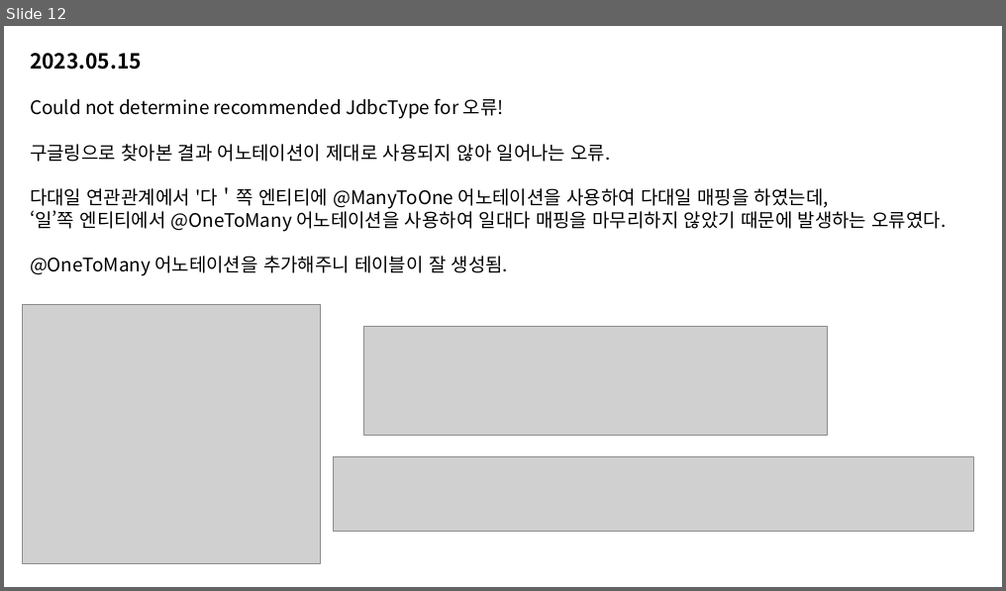
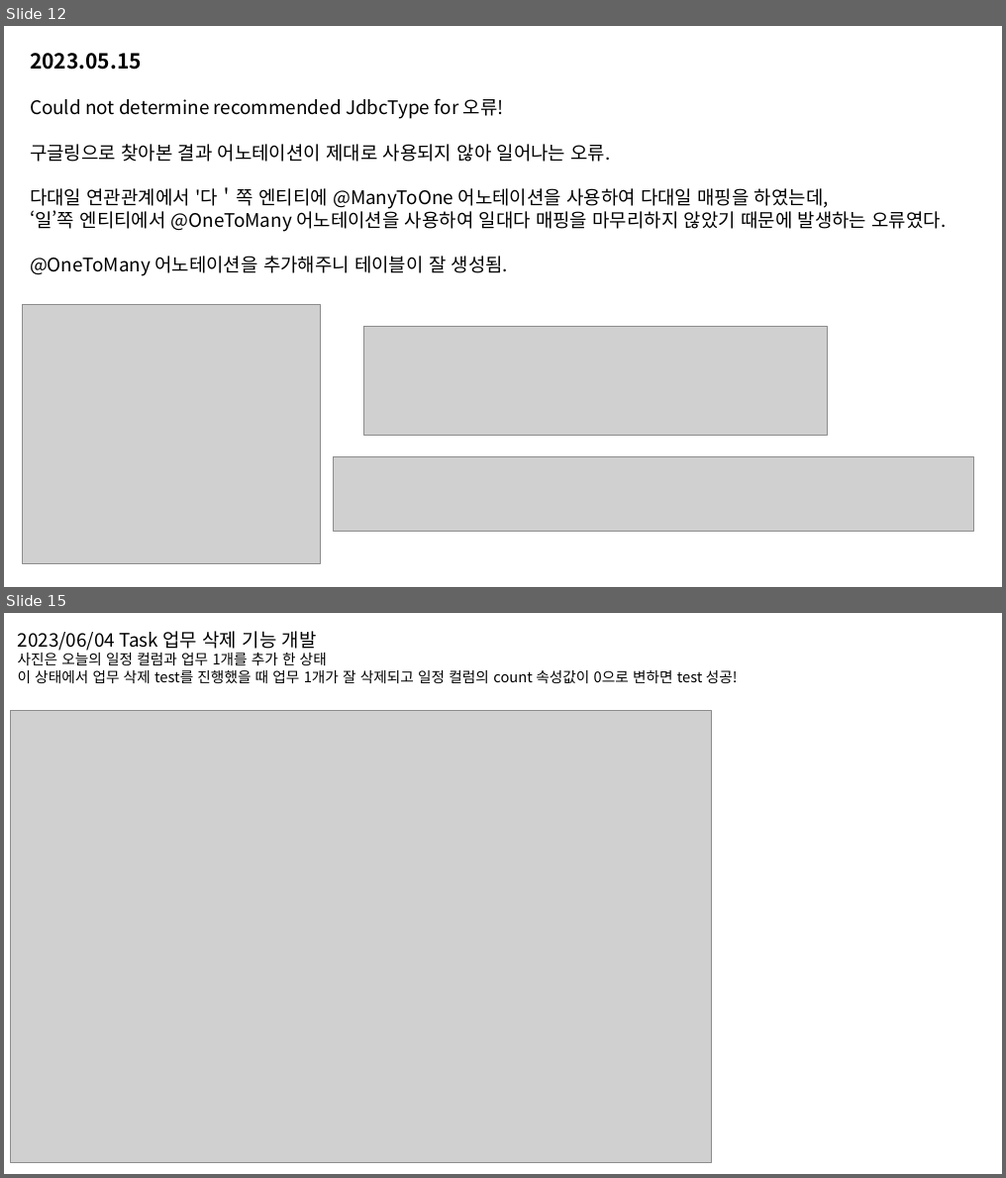
Before and after one commit to LvUpPlanner/LePl_Spring, a slide deck: CYJ/LePl 개발 일지.pptx. Shown one above the other, each under a label of ours: slide 12 before the commit, slides 12 and 15 after it; the slides between them are not shown. The pictures are 1006x591 and 1006x1178 pixels, drawn with LibreOffice and Linux fonts; fonts in the diff are those of the drawing; grey boxes stand for pictures. Boxes give left, top, right and bottom in pixels: in the first picture for what was removed or moved away, otherwise in the second. Text is boxed around its words. In the diff, an @@ line names an element or a change of style, - is before the commit and + after.

Commit message:
update: 06/05 개발 사항

```diff
--- a/CYJ/LePl 개발 일지.pptx
+++ b/CYJ/LePl 개발 일지.pptx
@@ slide 15 added at bbox=[4, 613, 1002, 1174], background #FFFFFF @@
@@ text added at bbox=[18, 631, 738, 683], 14 pt, text #000000 @@
+2023/06/04 Task 업무 삭제 기능 개발
+사진은 오늘의 일정 컬럼과 업무 1개를 추가 한 상태
+이 상태에서 업무 삭제 test를 진행했을 때 업무 1개가 잘 삭제되고 일정 컬럼의 count 속성값이 0으로 변하면 test 성공!
@@ picture added at bbox=[10, 710, 712, 1162] @@
```
Also in this commit, not shown: 4 other slides added.
